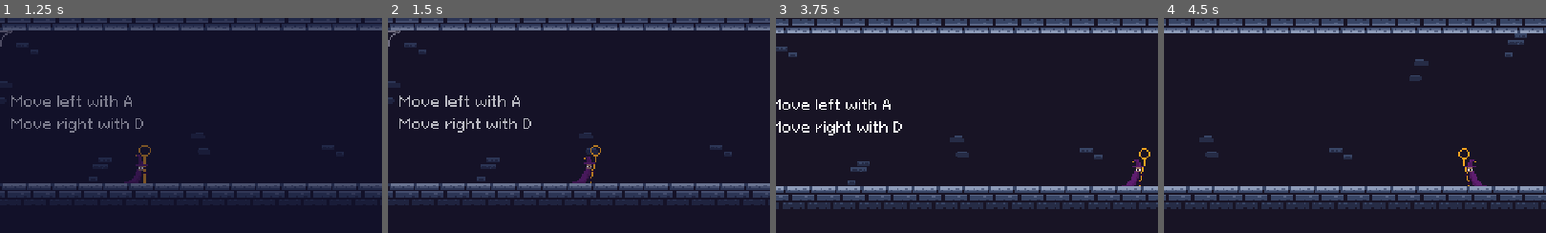
Above: before the commit, frames 1-4 (left to right).
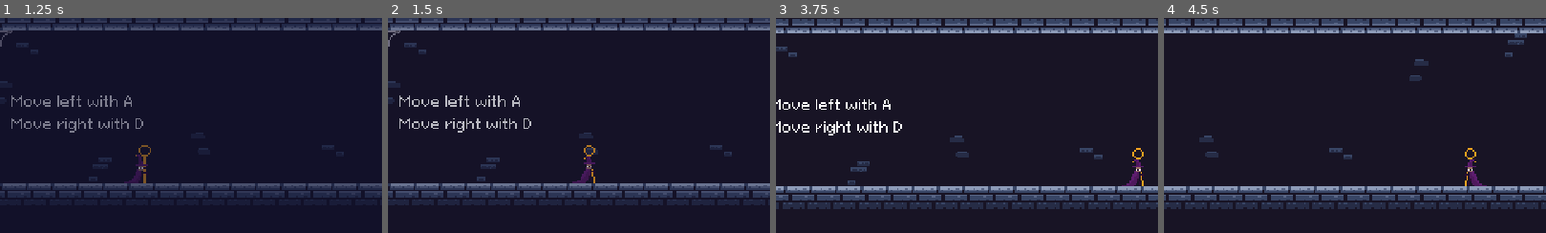
Above: after the commit, the same moments.

Repository: Orama-Interactive/Bubble-Wizard
Game: Godot game, scene res://src/logo_splash.tscn
Same seed, same stepped clock (60 frames per second), same inputs: the game is played once before the commit and once after it.
Inputs (mouse positions are % of the whole screen's width and height, from its top left):
- Up to frame 1 (1.25 s): tap Enter at 0.5 s; move the mouse to (72, 45) at 0.52 s; hold D (right) from 0.53 s (still down); tap Q (charge_bubble) at 0.6 s; click (72, 45) at 0.67 s; tap Space (jump) at 0.77 s
- Up to frame 2 (1.5 s): keep holding D (right); move the mouse to (30, 55) at 1.27 s; tap Q (charge_bubble) at 1.35 s
- Up to frame 3 (3.75 s): tap Space (jump) at 1.52, 3.02 s; move the mouse to (60, 28) at 2.02 s; release D (right) at 2.03 s; hold A (left) 2.03-2.78 s; hold Ctrl (ctrl) 2.03-2.78 s; tap Q (charge_bubble) at 2.3, 3.05, 3.6 s; move the mouse to (45, 70) at 2.77 s; hold D (right) from 2.78 s (still down); click (45, 70) at 2.85 s; move the mouse to (80, 65) at 3.52 s
- Up to frame 4 (4.5 s): tap Space (jump) at 3.77 s; move the mouse to (20, 35) at 4.27 s; release D (right) at 4.28 s; hold A (left) from 4.28 s (still down); tap Q (charge_bubble) at 4.35 s
The pictures show only the part of the screen within x 8-58%, y 16-66%; the shares and areas given below are measured in that part.

Frame 1 is identical in both runs. In frame 2, 0.1% of the frame differs, in the area x 50-56%, y 59-77%; in frame 3, 0.2%, in the area x 92-98%, y 60-79%; in frame 4, 0.2%.

Commit message:
Add player casting animation

Diff:
--- a/src/player.gd
+++ b/src/player.gd
@@ -21,6 +21,7 @@
 @export var bubble_duration := 2.0
 @export var bubble_charge_time := 0.6
 @export var bubble_terminal_velocity := 260.0
+@export var bubble_spawn_position_offset := 32
 var can_move := true
 var can_jump := false
 var jump_pressed := false
@@ -35,6 +36,7 @@
 			bubble_timer.start()
 			bubble_gravity_timer.start()
 			bubble_about_to_burst_timer.start()
+			bubble_sprite_layer_3.position.y = 4
 			for child: AnimatedSprite2D in bubble_sprites.get_children():
 				child.visible = true
 				child.play(&"idle")
@@ -153,7 +155,7 @@
 		if is_zero_approx(velocity.y):
 			animated_sprite_2d.play(&"walk")
 	else:
-		if is_zero_approx(velocity.y):
+		if is_zero_approx(velocity.y) and charge_bubble_timer.is_stopped():
 			animated_sprite_2d.play(&"idle")
 	return direction
 
@@ -193,7 +195,9 @@
 	if Input.is_action_just_pressed("charge_bubble"):
 		charge_bubble_timer.start()
 		bubble_sprite_layer_3.visible = true
+		bubble_sprite_layer_3.position.y -= bubble_spawn_position_offset
 		bubble_sprite_layer_3.play(&"charge")
+		animated_sprite_2d.play(&"charge")
 	if Input.is_action_just_released("charge_bubble"):
 		if not charge_bubble_timer.is_stopped():
 			charge_bubble_timer.stop()
@@ -207,7 +211,7 @@
 
 func _on_charge_bubble_timer_timeout() -> void:
 	bubble_form = true
-	position.y -= 32
+	position.y -= bubble_spawn_position_offset
 
 
 func _on_bubble_area_2d_body_entered(_body: Node2D) -> void:
--- a/src/player.tscn
+++ b/src/player.tscn
@@ -38,6 +38,14 @@
 [ext_resource type="Texture2D" uid="uid://b5ty0bycf5f3o" path="res://assets/player/jumpup/wizard_jumpup_0001.png" id="12_wvhao"]
 [ext_resource type="Texture2D" uid="uid://bj7mr3lb0cxqa" path="res://assets/player/jumpup/wizard_jumpup_0002.png" id="13_yecvr"]
 [ext_resource type="Texture2D" uid="uid://ccpi16pfijkoe" path="res://assets/player/jumpup/wizard_jumpup_0003.png" id="14_qdjen"]
+[ext_resource type="Texture2D" uid="uid://bu0fn8tajq385" path="res://assets/player/casting/wizard_casting_0001.png" id="22_uxexl"]
+[ext_resource type="Texture2D" uid="uid://dva26ea4i6mj" path="res://assets/player/casting/wizard_casting_0002.png" id="23_a6u62"]
+[ext_resource type="Texture2D" uid="uid://byq4ih8at8e2i" path="res://assets/player/casting/wizard_casting_0003.png" id="24_1giuh"]
+[ext_resource type="Texture2D" uid="uid://dnfiwkl10kmk8" path="res://assets/player/casting/wizard_casting_0004.png" id="25_o3fy2"]
+[ext_resource type="Texture2D" uid="uid://cbo2qwt6ciri3" path="res://assets/player/casting/wizard_casting_0005.png" id="26_oqjww"]
+[ext_resource type="Texture2D" uid="uid://dnytglhftiqm6" path="res://assets/player/casting/wizard_casting_0006.png" id="27_b7v5f"]
+[ext_resource type="Texture2D" uid="uid://duto14q5y6pmd" path="res://assets/player/casting/wizard_casting_0007.png" id="28_jchja"]
+[ext_resource type="Texture2D" uid="uid://qtkohuqdc721" path="res://assets/player/casting/wizard_casting_0008.png" id="29_yabs3"]
 
 [sub_resource type="SpriteFrames" id="SpriteFrames_u717o"]
 animations = [{
@@ -137,6 +145,35 @@
 
 [sub_resource type="SpriteFrames" id="SpriteFrames_3hjps"]
 animations = [{
+"frames": [{
+"duration": 1.0,
+"texture": ExtResource("22_uxexl")
+}, {
+"duration": 1.0,
+"texture": ExtResource("23_a6u62")
+}, {
+"duration": 1.0,
+"texture": ExtResource("24_1giuh")
+}, {
+"duration": 1.0,
+"texture": ExtResource("25_o3fy2")
+}, {
+"duration": 1.0,
+"texture": ExtResource("26_oqjww")
+}, {
+"duration": 1.0,
+"texture": ExtResource("27_b7v5f")
+}, {
+"duration": 1.0,
+"texture": ExtResource("28_jchja")
+}, {
+"duration": 1.0,
+"texture": ExtResource("29_yabs3")
+}],
+"loop": true,
+"name": &"charge",
+"speed": 12.0
+}, {
 "frames": [{
 "duration": 1.0,
 "texture": ExtResource("2_otldb")
@@ -255,7 +292,7 @@
 [node name="AnimatedSprite2D" type="AnimatedSprite2D" parent="."]
 position = Vector2(2, -3)
 sprite_frames = SubResource("SpriteFrames_3hjps")
-animation = &"idle"
+animation = &"charge"
 
 [node name="BubbleArea2D" type="Area2D" parent="."]
 collision_mask = 2
Binary file added: assets/player/casting/wizard_casting_0001.png
Not shown, added: assets/player/casting/wizard_casting_0001.png.import
Binary file added: assets/player/casting/wizard_casting_0002.png
Not shown, added: assets/player/casting/wizard_casting_0002.png.import
Binary file added: assets/player/casting/wizard_casting_0003.png
Not shown, added: assets/player/casting/wizard_casting_0003.png.import
Binary file added: assets/player/casting/wizard_casting_0004.png
Not shown, added: assets/player/casting/wizard_casting_0004.png.import
Binary file added: assets/player/casting/wizard_casting_0005.png
Not shown, added: assets/player/casting/wizard_casting_0005.png.import
Binary file added: assets/player/casting/wizard_casting_0006.png
Not shown, added: assets/player/casting/wizard_casting_0006.png.import
(and 5 more such lines)
